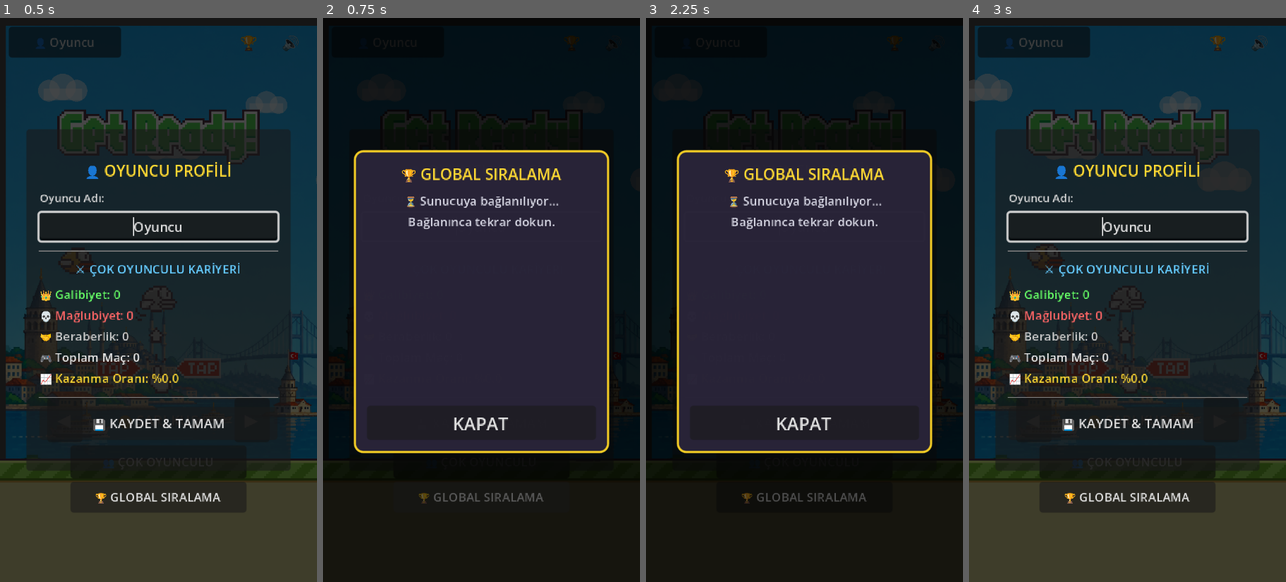
Above: before the commit, frames 1-4 (left to right).
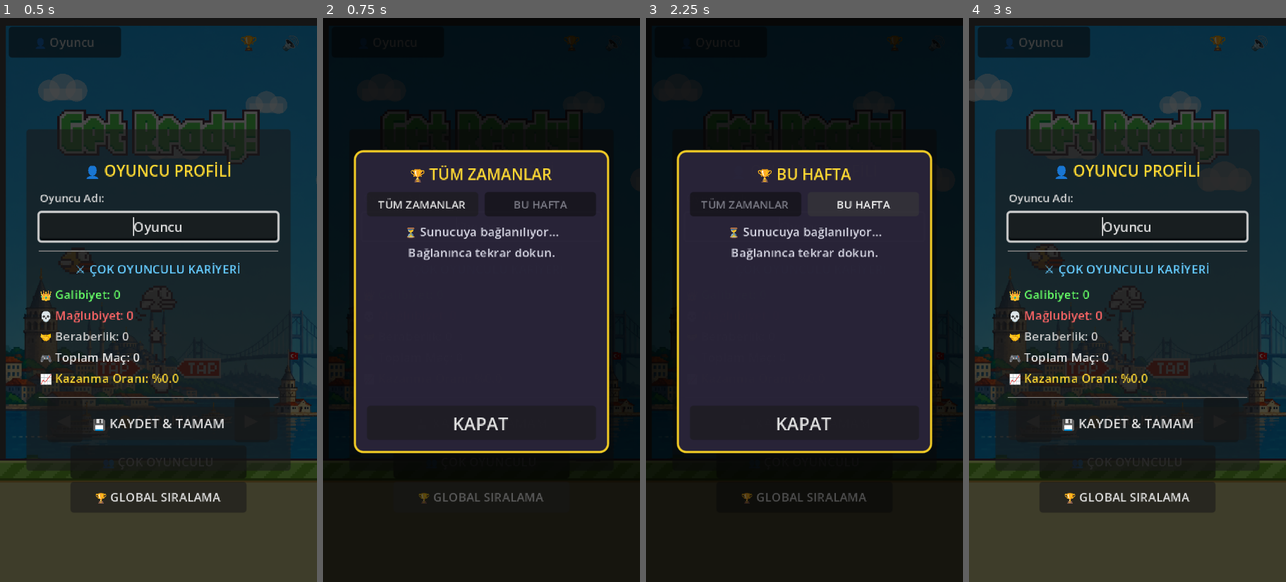
Above: after the commit, the same moments.

Repository: Saliiii51/Flappy
Game: Godot game, scene res://scenes/main.tscn
Two runs of this game, one before a commit and one after it. Both use one fixed random seed, a clock stepped at 60 frames per second and the inputs below.
Inputs (mouse positions are in pixels of both pictures, inside the frame that each line leads up to):
- Up to frame 1 (0.5 s): no input
- Up to frame 2 (0.75 s): click "🏆 GLOBAL SIRALAMA" at 0.5 s
- Up to frame 3 (2.25 s): click (744, 204) at 1.25 s, where only the run after the commit has a clickable "TÜM ZAMANLAR"; click (864, 204) at 2 s, where only the run after the commit has a clickable "BU HAFTA"
- Up to frame 4 (3 s): click "👤 Oyuncu" at 2.75 s

Frame 1 is identical in both runs. In frame 2, 2.7% of the frame differs, in the area x 17-86%, y 26-43%; in frame 3, 2.6%; in frame 4, nothing differs.

Commit message:
Haftalik turnuva: BU HAFTA sekmesi + sampiyon rozeti

Diff:
--- a/scripts/network_manager.gd
+++ b/scripts/network_manager.gd
@@ -16,7 +16,7 @@
 signal room_error(message: String)
 signal match_searching()
 signal match_cancelled()
-signal ranks_received(entries: Array, total: int)
+signal ranks_received(entries: Array, total: int, scope: String, week: String, champ: Dictionary)
 
 const WS_PORT: int = 8910
 const PROFILE_SAVE_PATH: String = "user://player_profile.cfg"
@@ -278,12 +278,15 @@
 		"score": score
 	})
 
-func request_top_ranks(limit: int = 10) -> void:
+func request_top_ranks(limit: int = 10, scope: String = "all") -> void:
 	if not ws or ws.get_ready_state() != WebSocketPeer.STATE_OPEN:
 		connect_to_server()
+	if scope != "week":
+		scope = "all"
 	send_json({
 		"type": "get_top",
-		"limit": limit
+		"limit": limit,
+		"scope": scope
 	})
 
 func send_json(data: Dictionary) -> void:
@@ -356,8 +359,14 @@
 		"top_ranks":
 			var entries = json.get("entries", [])
 			var total = int(json.get("total", 0))
-			if typeof(entries) == TYPE_ARRAY:
-				ranks_received.emit(entries, total)
+			var scope = str(json.get("scope", "all"))
+			var week = str(json.get("week", ""))
+			var champ = json.get("champ", {})
+			if typeof(entries) != TYPE_ARRAY:
+				entries = []
+			if typeof(champ) != TYPE_DICTIONARY:
+				champ = {}
+			ranks_received.emit(entries, total, scope, week, champ)
 
 		"error":
 			var err_msg = str(json.get("message", "Bilinmeyen hata"))
--- a/scripts/ui.gd
+++ b/scripts/ui.gd
@@ -19,6 +19,10 @@
 var ranks_modal: Control
 var ranks_list: VBoxContainer
 var ranks_title_label: Label
+var ranks_scope: String = "all"
+var ranks_tab_all: Button
+var ranks_tab_week: Button
+var champ_label: Label
 
 var score_container: HBoxContainer
 var score_label: Label
@@ -677,8 +681,36 @@
 	ranks_title_label.horizontal_alignment = HORIZONTAL_ALIGNMENT_CENTER
 	vbox.add_child(ranks_title_label)
 
+	var tab_row := HBoxContainer.new()
+	tab_row.add_theme_constant_override("separation", 6)
+	tab_row.alignment = BoxContainer.ALIGNMENT_CENTER
+	vbox.add_child(tab_row)
+
+	ranks_tab_all = Button.new()
+	ranks_tab_all.text = "TÜM ZAMANLAR"
+	ranks_tab_all.add_theme_font_size_override("font_size", 10)
+	ranks_tab_all.focus_mode = Control.FOCUS_NONE
+	ranks_tab_all.size_flags_horizontal = Control.SIZE_EXPAND_FILL
+	ranks_tab_all.pressed.connect(_on_ranks_tab_pressed.bind("all"))
+	tab_row.add_child(ranks_tab_all)
+
+	ranks_tab_week = Button.new()
+	ranks_tab_week.text = "BU HAFTA"
+	ranks_tab_week.add_theme_font_size_override("font_size", 10)
+	ranks_tab_week.focus_mode = Control.FOCUS_NONE
+	ranks_tab_week.size_flags_horizontal = Control.SIZE_EXPAND_FILL
+	ranks_tab_week.pressed.connect(_on_ranks_tab_pressed.bind("week"))
+	tab_row.add_child(ranks_tab_week)
+
+	champ_label = Label.new()
+	champ_label.add_theme_font_size_override("font_size", 10)
+	champ_label.add_theme_color_override("font_color", Color(1.0, 0.85, 0.2))
+	champ_label.horizontal_alignment = HORIZONTAL_ALIGNMENT_CENTER
+	champ_label.visible = false
+	vbox.add_child(champ_label)
+
 	var scroll := ScrollContainer.new()
-	scroll.custom_minimum_size = Vector2(0, 175)
+	scroll.custom_minimum_size = Vector2(0, 130)
 	scroll.size_flags_vertical = Control.SIZE_EXPAND_FILL
 	vbox.add_child(scroll)
 
@@ -698,20 +730,43 @@
 	if ranks_modal == null:
 		return
 	ranks_modal.visible = true
+	ranks_scope = "all"
+	_refresh_rank_tabs()
 	if NetworkManager.is_connected_to_server:
 		_show_ranks_message("⏳ Yükleniyor...")
-		NetworkManager.request_top_ranks(10)
+		NetworkManager.request_top_ranks(10, ranks_scope)
 	else:
 		_show_ranks_message("⏳ Sunucuya bağlanılıyor...\nBağlanınca tekrar dokun.")
 		NetworkManager.connect_to_server()
 
+func _on_ranks_tab_pressed(scope: String) -> void:
+	if ranks_modal == null:
+		return
+	ranks_scope = scope
+	_refresh_rank_tabs()
+	if NetworkManager.is_connected_to_server:
+		_show_ranks_message("⏳ Yükleniyor...")
+		NetworkManager.request_top_ranks(10, ranks_scope)
+	else:
+		_show_ranks_message("⏳ Sunucuya bağlanılıyor...\nBağlanınca tekrar dokun.")
+		NetworkManager.connect_to_server()
+
+func _refresh_rank_tabs() -> void:
+	if ranks_tab_all:
+		ranks_tab_all.modulate = Color.WHITE if ranks_scope == "all" else Color(0.55, 0.55, 0.6)
+	if ranks_tab_week:
+		ranks_tab_week.modulate = Color.WHITE if ranks_scope == "week" else Color(0.55, 0.55, 0.6)
+
 func _show_ranks_message(text: String) -> void:
 	if ranks_list == null:
 		return
 	for child in ranks_list.get_children():
 		child.queue_free()
 	if ranks_title_label:
-		ranks_title_label.text = "🏆 GLOBAL SIRALAMA"
+		if ranks_scope == "week":
+			ranks_title_label.text = "🏆 BU HAFTA"
+		else:
+			ranks_title_label.text = "🏆 TÜM ZAMANLAR"
 	var lbl := Label.new()
 	lbl.text = text
 	lbl.add_theme_font_size_override("font_size", 11)
@@ -720,15 +775,29 @@
 	lbl.autowrap_mode = TextServer.AUTOWRAP_WORD_SMART
 	ranks_list.add_child(lbl)
 
-func _on_ranks_received(entries: Array, total: int) -> void:
+func _on_ranks_received(entries: Array, total: int, scope: String, week: String, champ: Dictionary) -> void:
 	if ranks_list == null or ranks_modal == null:
 		return
+	if scope != ranks_scope:
+		return # eski sekmenin geç gelen yanıtı
 	for child in ranks_list.get_children():
 		child.queue_free()
 	if ranks_title_label:
-		ranks_title_label.text = "🏆 GLOBAL SIRALAMA (%d oyuncu)" % total
+		if scope == "week":
+			ranks_title_label.text = "🏆 BU HAFTA (%s)" % week
+		else:
+			ranks_title_label.text = "🏆 TÜM ZAMANLAR (%d oyuncu)" % total
+	if champ_label:
+		if not champ.is_empty():
+			champ_label.text = "👑 Geçen hafta (%s): %s — %d" % [str(champ.get("week", "")), str(champ.get("name", "?")), int(champ.get("best", 0))]
+			champ_label.visible = true
+		else:
+			champ_label.visible = false
 	if entries.is_empty():
-		_show_ranks_message("Henüz skor yok — ilk sen ol! 🎮")
+		if scope == "week":
+			_show_ranks_message("Bu hafta henüz skor yok — ilk sen ol! 🎮")
+		else:
+			_show_ranks_message("Henüz skor yok — ilk sen ol! 🎮")
 		return
 	var my_name = NetworkManager.get_player_name()
 	var idx = 1
Not shown, changed: serve.py
Not shown, changed: web/Flappy Bird.html
Not shown, changed: web/Flappy Bird.pck
Not shown, changed: web/index.html
